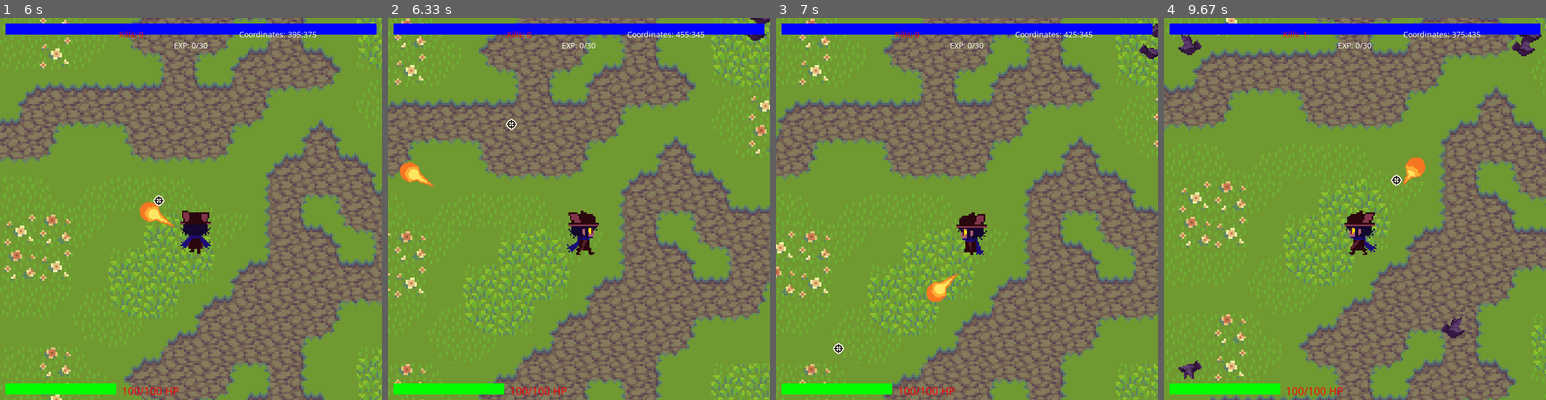
Above: before the commit, frames 1-4 (left to right).
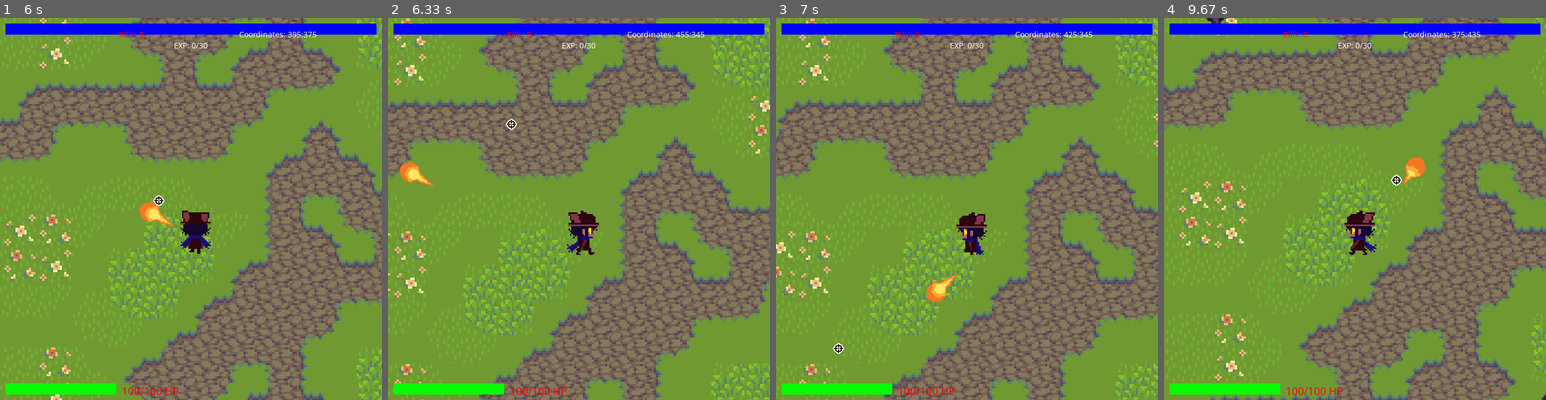
Above: after the commit, the same moments.

Repository: DaCUtePotato/2dshooter
Game: pygame game, started from main.py
Two runs of this game, one before a commit and one after it. Both use one fixed random seed, a clock stepped at 60 frames per second and the inputs below.
Inputs (mouse positions are in pixels of both pictures, inside the frame that each line leads up to):
- Up to frame 1 (6 s): click (191, 209) at 0.38 s; hold D 0.67-1.13 s; click (313, 197) at 0.75 s; hold W 1.17-1.47 s; click (99, 212) at 1.25 s; hold D 1.5-1.97 s; click (72, 151) at 1.58 s; hold A 2-2.53 s; click (91, 67) at 2.08 s; hold S 2.57-2.87 s; click (194, 251) at 2.65 s; hold A 2.9-3.3 s; click (137, 128) at 2.98 s; hold W 3.33-3.7 s; click (45, 124) at 3.42 s; hold D 3.73-4.37 s; click (72, 159) at 3.82 s; hold S 4.4-4.77 s; click (206, 193) at 4.48 s; hold A 4.8-5.27 s; click (328, 296) at 4.88 s; hold D 5.3-5.77 s; click (106, 140) at 5.38 s; hold W from 5.8 s (still down); click (152, 193) at 5.88 s
- Up to frame 2 (6.33 s): release W at 6.1 s; hold D from 6.13 s (still down); click (506, 117) at 6.22 s
- Up to frame 3 (7 s): release D at 6.6 s; hold A from 6.63 s (still down); click (833, 342) at 6.72 s
- Up to frame 4 (9.67 s): release A at 7.17 s; hold S 7.2-7.5 s; click (1228, 128) at 7.28 s; hold A 7.53-7.93 s; click (1339, 82) at 7.62 s; hold W 7.97-8.33 s; click (1408, 231) at 8.05 s; hold D 8.37-9 s; click (1351, 273) at 8.45 s; hold S 9.03-9.4 s; click (1439, 327) at 9.12 s; hold A from 9.43 s (still down); click (1389, 174) at 9.52 s

Frame 1 is identical in both runs. In frame 2, 0.1% of the frame differs, in the area x 93-100%, y 0-6%; in frame 3, 0.2%; in frame 4, 0.8%, in the area x 3-100%, y 0-100%.

Commit message:
Adjusted enemy spawning a bit

Diff:
--- a/main.py
+++ b/main.py
@@ -867,13 +867,13 @@
                        'y'] < player_y + height // 2]
 
         # Spawn new enemies randomly
-        if random.randint(0, 100) < 5:
+        if random.randint(0, 100) < 3:
             spawn_enemy(player_x, player_y)
-        if kills > 100 and random.randint(69, 70) == 69:
+        if kills > 100 and not corruption and random.randint(1, 100) == 69:
             spawn_crashing_enemy(player_x, player_y)
         if kills >= 50 and not bulky_spawned and corruption == 0:
             spawn_bulky(player_x, player_y)
-        if kills >= 50 and corruption >= 1 and not corrupty_spawned:
+        if kills >= 50 and corruption and not corrupty_spawned:
             spawn_corrupty(player_x, player_y)
 
         # Update enemy positions and check for collisions with the player
